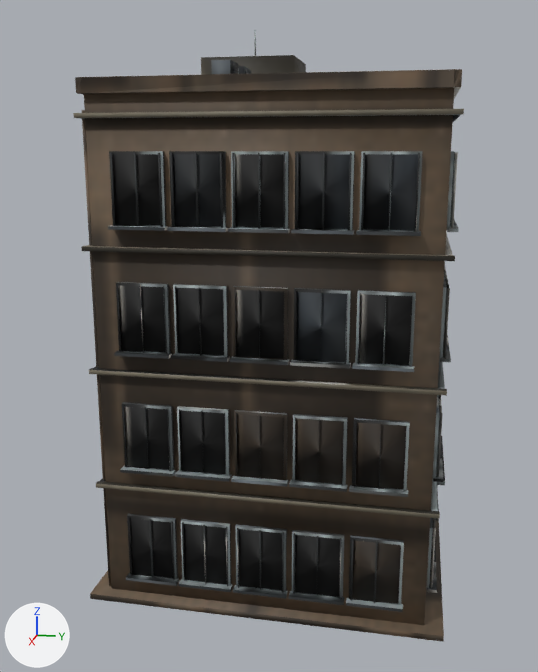
Two versions of the OBJ model App/assets/lod/buildings/commercial/office_001.lod1.obj, one commit apart.
One viewpoint serves both versions: a 50 mm camera at (20.26, 3.44, 11.19) aimed at (0.37, -0.54, 6.22). The lights are fixed; the arrows at lower left show +X, +Y and +Z. The older version comes first. Where no turn or scale is listed for an object, it has been applied to the vertices.

The first picture shows 'office_001'.
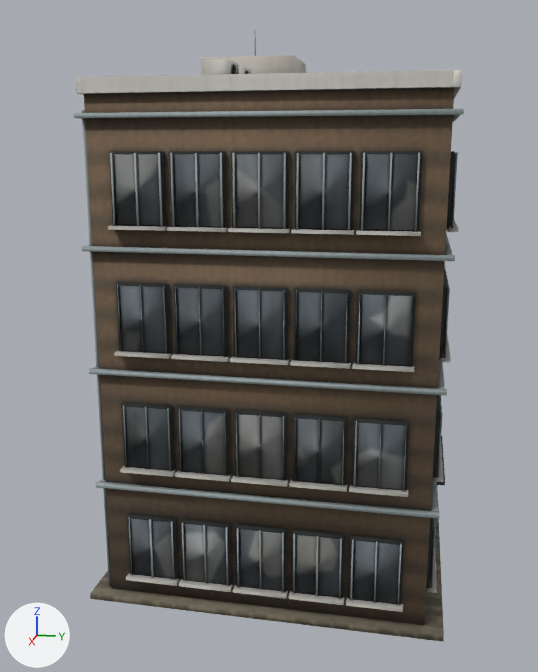
What differs and where, as boxes (x1, y1, x2, y2) in the pictures (538 x 672 px; the box of a moved part takes in the faces that stretch with it):
part 1 of me_office_001, moved or reshaped
    before: (75, 69, 462, 600)
    after: (75, 69, 462, 606)
part 2 of me_office_001, surface changed (lighter)
    both: (73, 47, 464, 642)

The change in detail:
me_office_001 is used by ob_office_001; location (0.0, 0.0, 0.0).
me_office_001 had 3207 vertices, 4304 faces and spanned x -4.37..4.37, y -4.45..4.45, z 0.0..14.57.
me_office_001 now has 3260 vertices, 4303 faces, 10 loose edges and spans x -4.37..4.37, y -4.45..4.45, z 0.0..14.57.
Part 1, on me_office_001:
41 vertices are removed from x -4.2..4.2, y -3.97..3.97, z 0.69..12.8.
255 faces are deleted.
7 vertices move within x -4.15..4.15, y -3.97..3.97, z 12.46..12.8.
42 vertices are added at x -4.19..4.19, y -4.13..4.13, z 2.31..12.8.
16 new vertices lie (0.0, 0.0, -1.61) away from vertices in x -4.19..4.19, y -1.98..2.82, z 2.31.
7 new vertices lie (-0.05, 0.02, 0.01) away from vertices in x 4.2, y -0.56..3.36, z 0.69..6.61.
7 new vertices lie (0.0, -0.04, 0.0) away from vertices in x 4.15, y -0.54..3.38, z 0.7..6.62.
6 new vertices lie (0.05, -0.02, 0.01) away from vertices in x -4.2, y -3.36..0.56, z 3.65..6.61.
6 new vertices lie (0.05, 0.02, 0.01) away from vertices in x -4.2, y -3.36..0.56, z 3.65..6.61.
5 new vertices lie (-0.05, 0.02, 0.0) away from vertices in x 4.2, y -3.36..0.56, z 5.27.
5 new vertices lie (-0.05, -0.02, 0.0) away from vertices in x 4.2, y -3.36..0.56, z 5.27.
10 loose edges are added.
254 new faces join them.
me_office_001 part 2: 4047 kept faces spanning x -4.37..4.37, y -4.45..4.45, z 0.0..14.57 get new texture (UV) coordinates.
